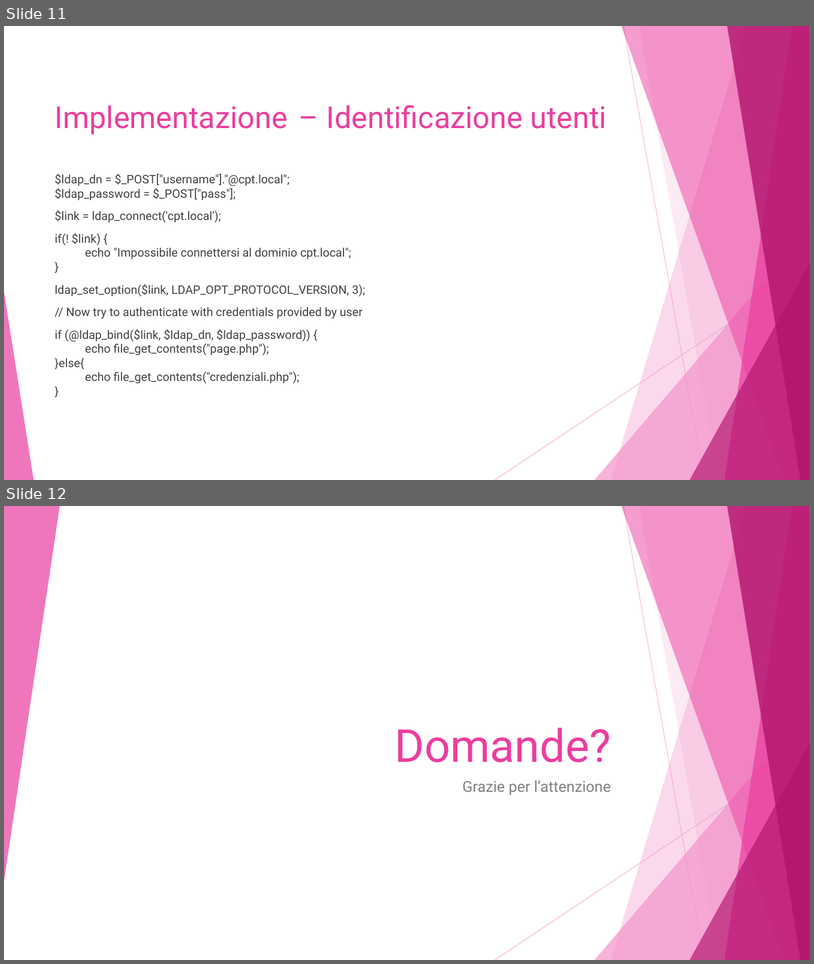
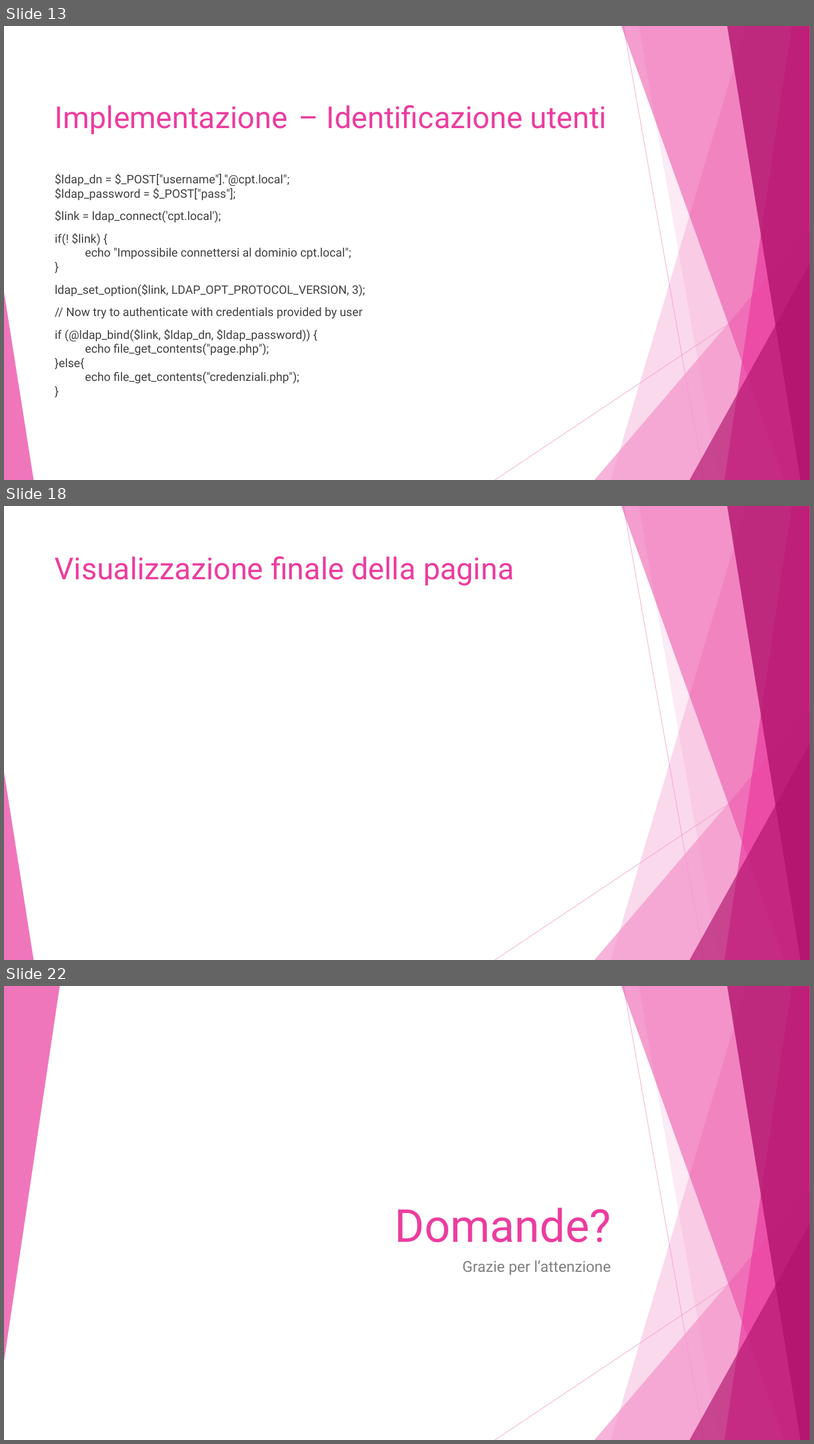
Before and after one commit to alessiax8/Info-Kiosk, a slide deck: Documenti/presentazione_info_kiosk.pptx. Shown one above the other, each under a label of ours: slides 11 and 12 before the commit, slides 13, 18 and 22 after it; the slides between them are not shown. The pictures are 814x964 and 814x1444 pixels, drawn with LibreOffice and Linux fonts; fonts in the diff are those of the drawing. Boxes give left, top, right and bottom in pixels: in the first picture for what was removed or moved away, otherwise in the second. Text is boxed around its words. In the diff, an @@ line names an element or a change of style, - is before the commit and + after.

```diff
--- a/Documenti/presentazione_info_kiosk.pptx
+++ b/Documenti/presentazione_info_kiosk.pptx
@@ slide 18 added at [4, 506, 810, 960], background #FFFFFF; not listed: 10 template elements that a slide beside it also shows @@
@@ title added at [55, 556, 514, 586], 36 pt, text #EB3D9F @@
+Visualizzazione finale della pagina
@@ what was slide 11 is now slide 13 @@
@@ what was slide 12 is now slide 22 @@
```
Also in this commit, not shown: 2 slides changed, 10 other slides added, 1 slide removed.
